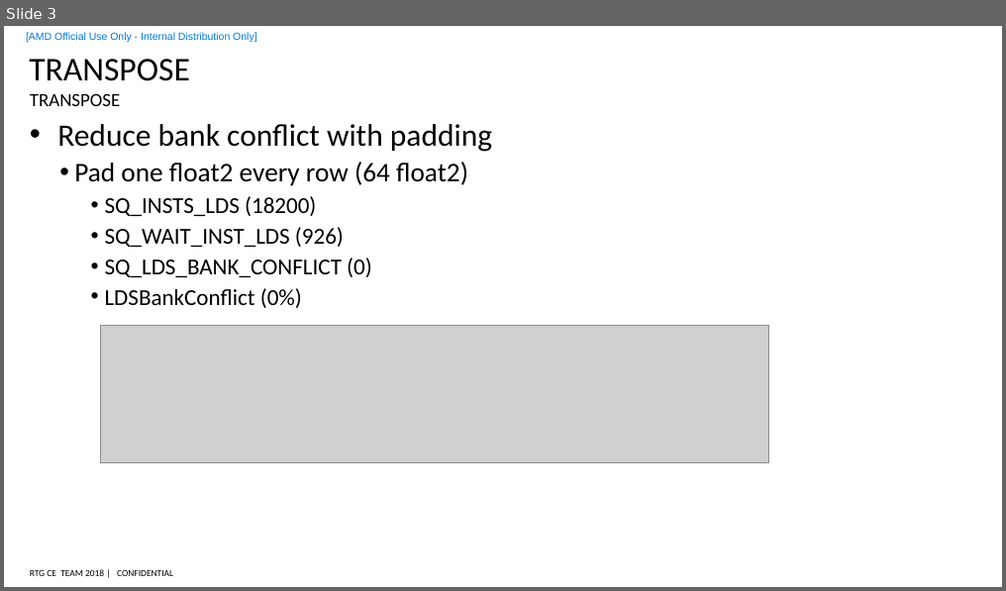
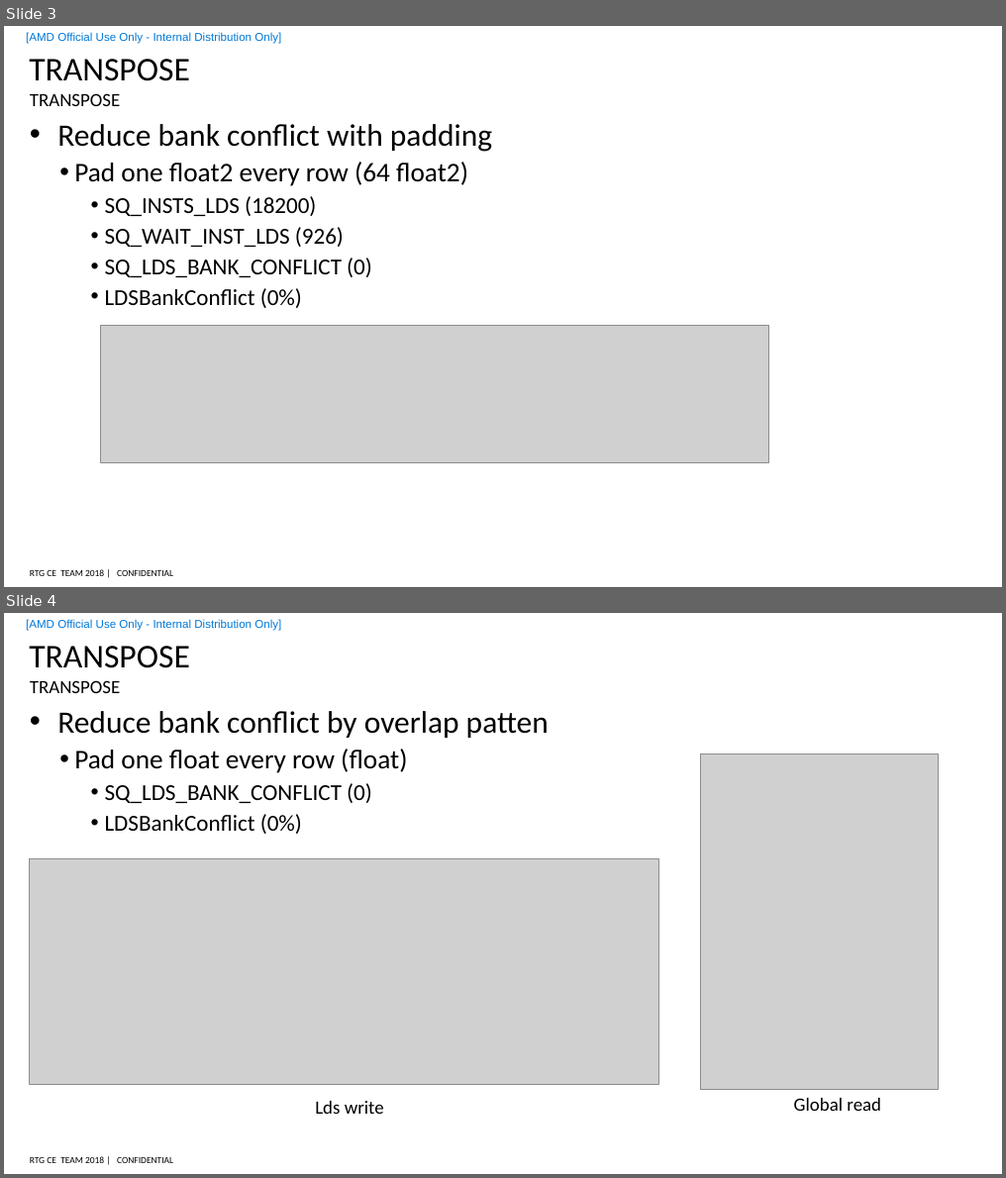
Before and after one commit to feifei14119/rocm_start_sample, a slide deck: Transpose/doc/tile transpose.pptx. Shown one above the other, each under a label of ours: slide 3 before the commit, slides 3 and 4 after it. The pictures are 1006x591 and 1006x1178 pixels, drawn with LibreOffice and Linux fonts; fonts in the diff are those of the drawing; grey boxes stand for pictures; background and template pictures are left out. Boxes give left, top, right and bottom in pixels: in the first picture for what was removed or moved away, otherwise in the second. Text is boxed around its words. In the diff, an @@ line names an element or a change of style, - is before the commit and + after.

Commit message:
avoid lds bank conflict without padding

```diff
--- a/Transpose/doc/tile transpose.pptx
+++ b/Transpose/doc/tile transpose.pptx
@@ slide 4 added at box(4, 613, 1002, 1174), background #FFFFFF; not listed: 3 template elements that a slide beside it also shows @@
@@ title added at box(29, 646, 190, 668), 32 pt, text #000000 @@
+TRANSPOSE
@@ text added at box(30, 680, 120, 693), 18 pt, text #000000 @@
+TRANSPOSE
@@ text added at box(57, 711, 548, 834), 22 pt, text #000000 @@
+• Reduce bank conflict by overlap patten
+  • Pad one float every row (float)
+    • SQ_LDS_BANK_CONFLICT (0)
+    • LDSBankConflict (0%)
@@ picture added at box(700, 754, 938, 1089) @@
@@ picture added at box(30, 860, 658, 1085) @@
@@ text added at box(315, 1101, 384, 1114), 18 pt, text #000000 @@
+Lds write
@@ text added at box(794, 1098, 881, 1111), 18 pt, text #000000 @@
+Global read
@@ slide 3 changed as well @@
@@ text "[AMD Official Use Only - ..." at box(26, 32, 281, 44): size 10 to 11 pt @@
```
Also in this commit, not shown: 5 other slides changed, 2 other files.
